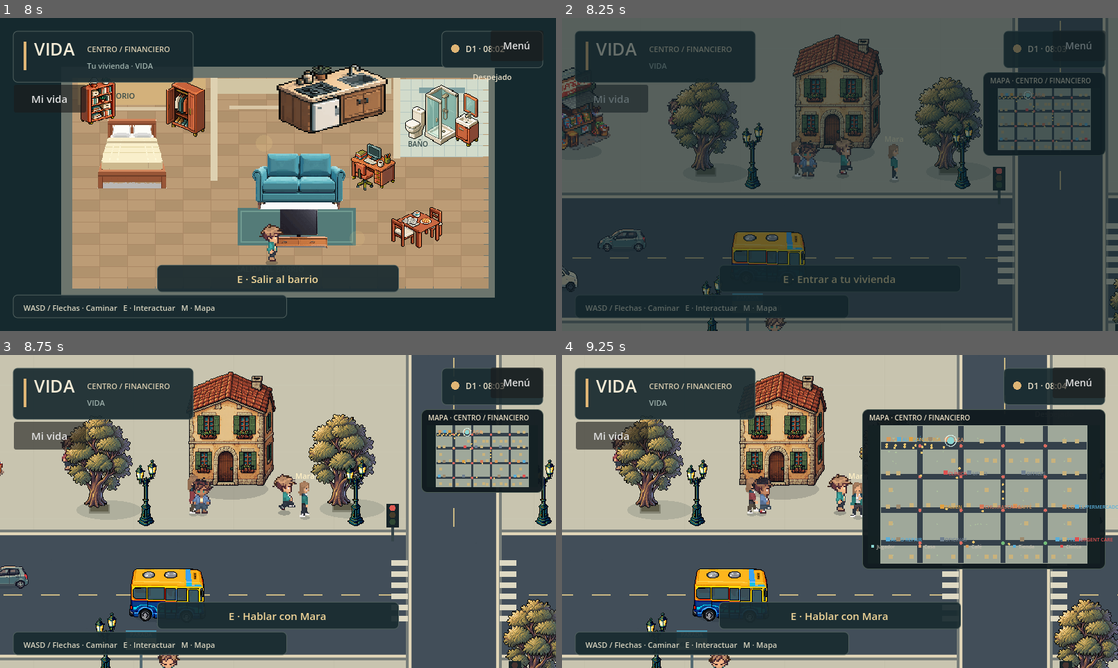
Above: before the commit, frames 1-4 (two rows, left to right).
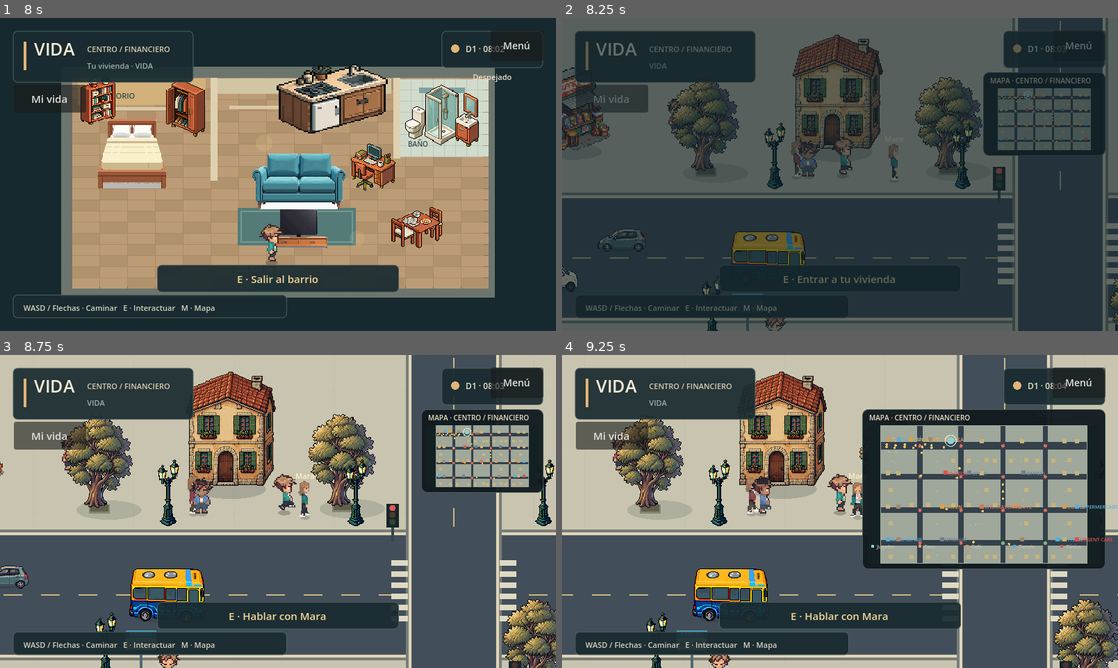
Above: after the commit, the same moments.

Repository: AgustinWojtyszyn/Life--simulador-de-vida
Game: Godot game, scene res://scenes/app.tscn
Two runs of this game, one before a commit and one after it. Both use one fixed random seed, a clock stepped at 60 frames per second and the inputs below.
Inputs (mouse positions are in pixels of both pictures, inside the frame that each line leads up to):
- Up to frame 1 (8 s): click "Nueva vida" at 0.5 s; click "Comenzar mi vida" at 1.25 s; click "Mi vida" at 2 s; click "♫ Canción anterior" at 2.75 s; click "♫ Siguiente canción" at 3.5 s; click "Volver al barrio" at 4.25 s; click "Menú" at 5 s; tap Enter at 5.75 s; move the mouse to (400, 158) at 5.77 s; hold D (move_right) 5.78-6.5 s; tap E (interact) at 5.85 s; click (400, 158) at 5.92 s; click "Seguir jugando" at 6.5 s; drag from (166, 190) to (250, 237) at 7.27 s
- Up to frame 2 (8.25 s): tap Space at 8 s; move the mouse to (895, 105) at 8.02 s; hold D (move_right) from 8.03 s (still down); tap E (interact) at 8.1 s
- Up to frame 3 (8.75 s): keep holding D (move_right)
- Up to frame 4 (9.25 s): release D (move_right) at 8.75 s; drag from (1045, 452) to (673, 464) at 8.77 s

Frame 1 is identical in both runs. In frame 2, 0.6% of the frame differs, in the area x 32-41%, y 33-55%; in frame 3, 0.7%; in frame 4, 0.7%, in the area x 22-47%, y 33-55%.

Commit message:
fix: reserve true rendered bounds for every facade

Diff:
--- a/scripts/playground.gd
+++ b/scripts/playground.gd
@@ -261,6 +261,13 @@
 	building.building_id = "%s_front_%d" % [building.country_id, index]
 	building.facade = load(spec.path)
 	fit_building(building)
+	# Frontages are authored first, but still go through the same visual-space
+	# validation as procedural buildings. This prevents a bad asset/scale from
+	# poisoning every later placement.
+	if not building_visual_valid(building):
+		push_warning("Skipped overlapping frontage: " + building.building_id)
+		building.free()
+		return
 	building_bounds.append(building.get_meta("visual_bounds"))
 	add_child(building)
 	city_objects.append(building)
@@ -521,16 +528,21 @@
 		factor = minf(factor, 128.0 / building.facade.get_size().x)
 	building.size = building.facade.get_size() * factor
 	var normal := AssetOrientation.vector(building.orientation)
-	var width := used.x * factor
-	var depth := minf(64.0, used.y * factor * 0.32)
-	building.footprint = Rect2(Vector2(-width * 0.46, -depth), Vector2(width * 0.92, depth - 4))
+	# Reserve the final rendered size, including deterministic residential
+	# variation. Previously validation used the unvaried size while _ready()
+	# enlarged/shrank the Sprite2D afterwards, allowing visible facade overlap.
+	var variation := CityBuildingScript.visual_variation(building.building_type, building.variant, building.is_home)
+	var width := used.x * factor * variation.x
+	var visual_height := used.y * factor * variation.y
+	var depth := minf(64.0, visual_height * 0.32)
+	building.footprint = Rect2(Vector2(-width * 0.46, -depth), Vector2(width * 0.92, maxf(4.0, depth - 4)))
 	if normal.y > 0.3:
 		building.door_offset = Vector2(normal.x * width * 0.22, 16)
 	elif normal.y < -0.3:
 		building.door_offset = Vector2(normal.x * width * 0.22, -depth - 16)
 	else:
 		building.door_offset = Vector2(normal.x * (width * 0.46 + 16), -depth * 0.5)
-	building.set_meta("visual_bounds", Rect2(building.position - Vector2(used.x * factor / 2, used.y * factor), Vector2(used) * factor))
+	building.set_meta("visual_bounds", Rect2(building.position - Vector2(width / 2.0, visual_height), Vector2(width, visual_height)))
 
 func building_visual_valid(building: CityBuilding) -> bool:
 	var bounds: Rect2 = building.get_meta("visual_bounds")
